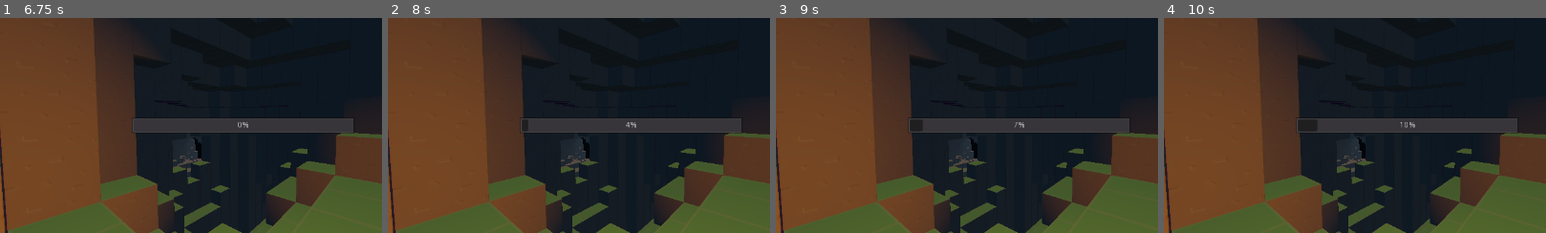
Above: before the commit, frames 1-4 (left to right).
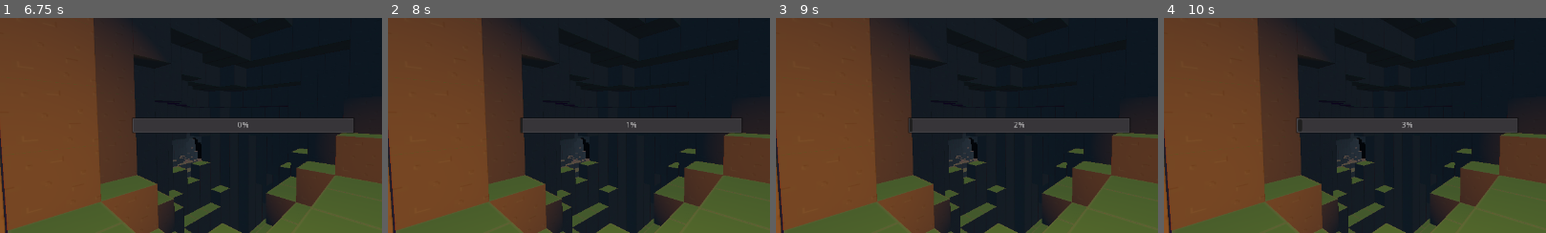
Above: after the commit, the same moments.

Repository: ThomBogers/blocks
Game: Godot game, scene res://scenes/Menu.tscn
The game is run twice, just before and just after one commit, with the same random seed, the same clock (stepped at 60 frames per second) and the same inputs.
Inputs (mouse positions are % of the whole screen's width and height, from its top left):
- Up to frame 1 (6.75 s): click (86, 86) at 0.5 s; click (86, 86) at 1.25 s; tap Enter at 2, 3.5, 5 s; move the mouse to (72, 45) at 2.02 s; press the mouse at (72, 45) at 2.03 s; hold D (game_right) 2.03-2.78 s; tap Space (game_up) at 2.75, 4.25, 5.75 s; move the mouse to (30, 55) at 2.77 s; release the mouse at (30, 55) at 2.78 s; hold S (game_back) 2.78-3.53 s; right-click (30, 55) at 2.85 s; move the mouse to (60, 28) at 3.52 s; hold D (game_right) 3.53-4.28 s; hold E (game_godmode) 3.53-4.28 s; move the mouse to (45, 70) at 4.27 s; hold W (game_forward) 4.28-5.03 s; tap F (toggle_light) at 4.35 s; move the mouse to (80, 65) at 5.02 s; hold Mouse wheel up (zoom_in) 5.03-5.78 s; hold A (game_left) 5.03-6.53 s; move the mouse to (20, 35) at 5.77 s; tap Mouse wheel down (zoom_out) at 5.85 s; move the mouse to (55, 50) at 6.52 s; press the mouse at (55, 50) at 6.53 s; hold S (game_back) from 6.53 s (still down)
- Up to frame 2 (8 s): move the mouse to (35, 25) at 7.27 s; release S (game_back) at 7.28 s; release the mouse at (35, 25) at 7.28 s; hold D (game_right) from 7.28 s (still down); right-click (35, 25) at 7.35 s
- Up to frame 3 (9 s): move the mouse to (72, 45) at 8.02 s; release D (game_right) at 8.03 s; hold W (game_forward) 8.03-8.78 s; hold E (game_godmode) 8.03-8.78 s; move the mouse to (30, 55) at 8.77 s; hold D (game_right) from 8.78 s (still down); tap F (toggle_light) at 8.85 s
- Up to frame 4 (10 s): move the mouse to (60, 28) at 9.52 s; release D (game_right) at 9.53 s; hold S (game_back) from 9.53 s (still down); hold Mouse wheel up (zoom_in) from 9.53 s (still down)
The pictures show only the part of the screen within x 18-68%, y 25-75%; the shares and areas given below are measured in that part.

Frame 1 is identical in both runs. In frame 2, less than 0.1% of the frame differs, in the area x 34-64%, y 46-54%; in frame 3, 0.1%; in frame 4, 0.2%, in the area x 36-66%, y 47-53%.

Commit message:
Store chunks using weak references`
 - Seems to reduce `Attempt to call function 'x' in base 'previously freed instance' on a null instance.

Diff:
--- a/src/util/constants.gd
+++ b/src/util/constants.gd
@@ -1,3 +1,3 @@
 const CUBESIZE    = 16
 const CHUNKSIZE   = Vector3(16, 16, 16)
-const WORLDSIZE = Vector3(4, 4, 4)
+const WORLDSIZE = Vector3(5, 5, 5)
--- a/src/util/threadpool.gd
+++ b/src/util/threadpool.gd
@@ -9,7 +9,11 @@
 
 # Called when the node enters the scene tree for the first time.
 func _ready():
-	for i in range(0,OS.get_processor_count()/2):
+	var thread_count = floor(OS.get_processor_count() * 0.8)
+	if thread_count < 1:
+		thread_count = 1
+
+	for i in range(0,thread_count):
 		threads[i] = Thread.new()
 
 func get_thread():
--- a/src/world/Chunk.gd
+++ b/src/world/Chunk.gd
@@ -247,8 +247,6 @@
 	surfTool.generate_normals()
 	surfTool.index()
 	surfTool.commit(mesh)
-
-
 
 	call_deferred('renderEnd', mesh)
 	return;
--- a/src/world/World.gd
+++ b/src/world/World.gd
@@ -14,7 +14,6 @@
 var world_ready = false
 
 var chunk_dict = Dictionary()
-
 
 func logMessage(message: String):
 	var name = self.get_script().get_path().get_file().replace('.gd', '')
@@ -66,11 +65,9 @@
 
 	var key = str(x_chunk)+":"+str(y_chunk)+":"+str(z_chunk)
 
-	if chunk_dict.has(key):
-		var chunk = chunk_dict.get(key)
+	var chunk = _get_chunk(key)
+	if chunk:
 		chunk.hit(chunk_x_pos, chunk_z_pos, chunk_y_pos, type, origin)
-	else:
-		logMessage('hit, chunk not in dict')
 
 func _draw_surround():
 	var _worldseed = randi()
@@ -87,8 +84,20 @@
 					chunk.init(id, offset, _worldseed)
 					id+=1
 					add_child(chunk)
-					chunk_dict[key] = chunk
+					chunk_dict[key] = weakref(chunk)
+					# ref_dict[key] = weakref(chunk)
 
+
+func _get_chunk(key):
+	if not chunk_dict.get(key):
+		logMessage('chunk missing from dict id: ' + str(key))
+		return
+
+	if not chunk_dict.get(key).get_ref():
+		logMessage('chunk ref free id: ' + str(key))
+		return
+
+	return chunk_dict.get(key).get_ref()
 
 func _get_player_chunk_loc():
 	var location = player.translation
@@ -104,8 +113,9 @@
 func _get_chunks_initialized():
 	var initialized = 0
 	for key in chunk_dict.keys():
-		var chunk = chunk_dict.get(key)
-		if chunk.initialized:
+		var chunk = _get_chunk(key)
+
+		if chunk && chunk.initialized:
 			initialized = initialized + 1
 
 	logMessage("chunk initialization status " + str(initialized) + " " + str(chunk_dict.size()) )
@@ -115,7 +125,10 @@
 	var clean_run = true
 
 	for key in chunk_dict.keys():
-		var chunk = chunk_dict.get(key)
+		var chunk = _get_chunk(key)
+
+		if not chunk:
+			continue;
 
 		if not chunk.clean || not chunk.initialized:
 			clean_run = false
